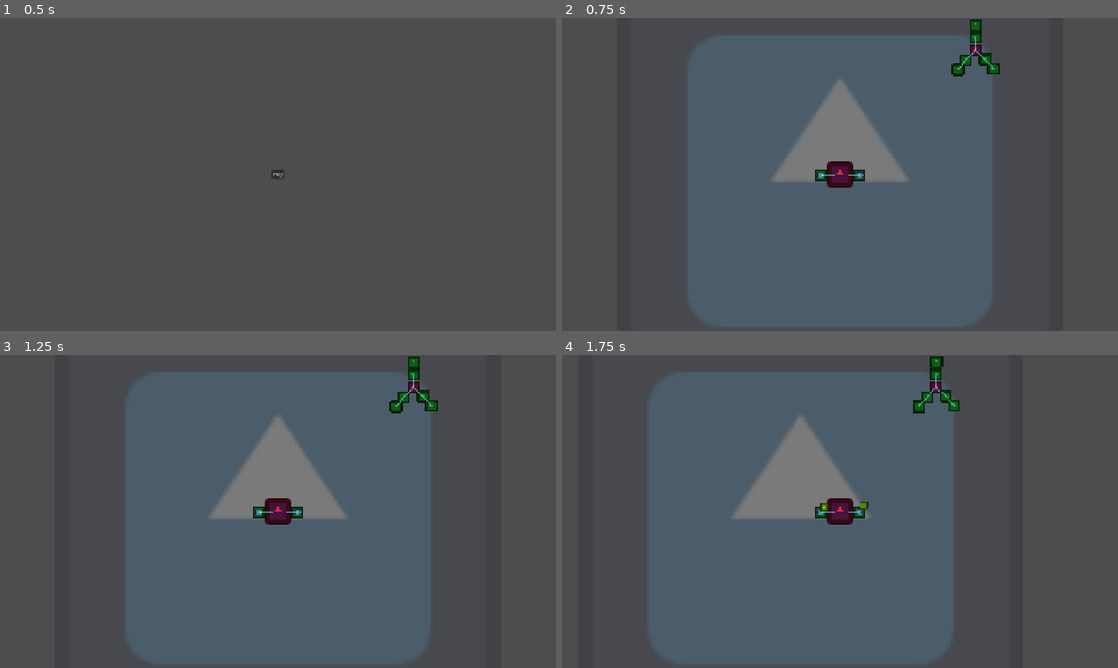
Above: before the commit, frames 1-4 (two rows, left to right).
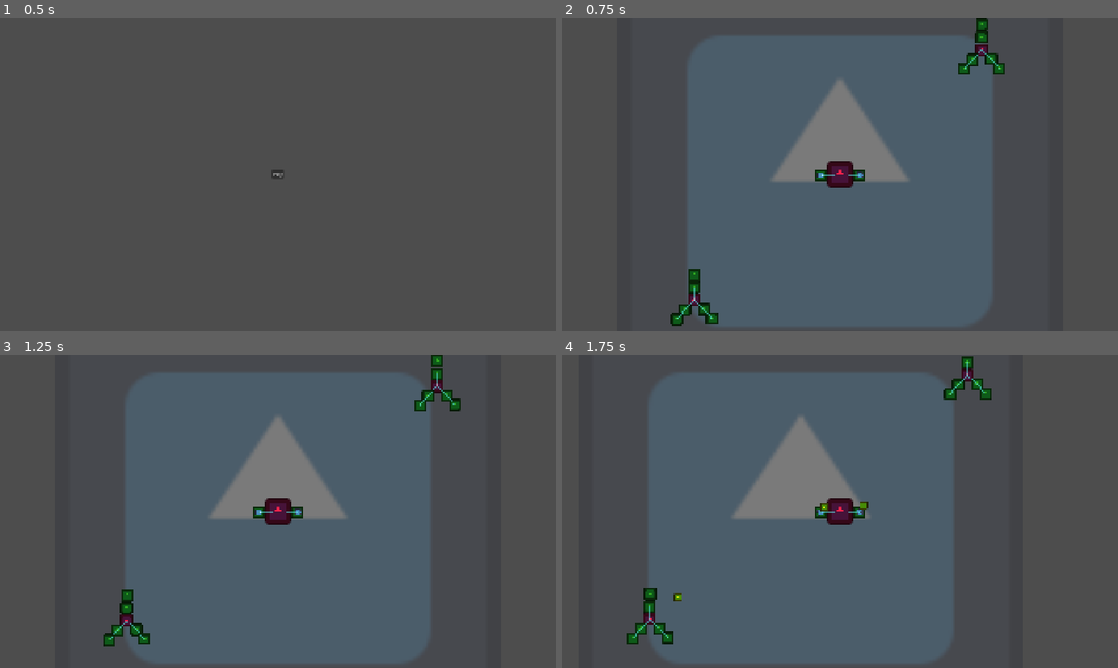
Above: after the commit, the same moments.

Repository: gerep/godot-wild-jam
Game: Godot game, scene res://game/game.tscn
Same seed, same stepped clock (60 frames per second), same inputs: the game is played once before the commit and once after it. The engine's default icon, where the game draws it, is replaced by a stand-in: a white triangle on a blue panel in a dark square.
Inputs (mouse positions are in pixels of both pictures, inside the frame that each line leads up to):
- Up to frame 1 (0.5 s): no input
- Up to frame 2 (0.75 s): click "Play" at 0.5 s
- Up to frame 3 (1.25 s): no input
- Up to frame 4 (1.75 s): move the mouse to (962, 495) at 1.27 s; press the mouse at (962, 495) at 1.28 s; hold D (move_right) from 1.28 s (still down)

Frame 1 is identical in both runs. In frame 2, 1.3% of the frame differs, in the area x 19-80%, y 0-99%; in frame 3, 1.6%, in the area x 18-83%, y 0-94%; in frame 4, 1.6%.

Commit message:
add enemy movement and shoothing

Diff:
--- /dev/null
+++ b/game/area/area.gd
@@ -0,0 +1,15 @@
+class_name ArenaArea
+extends Node2D
+
+@onready var player_detector: Area2D = $PlayerDetector
+
+func _ready() -> void:
+	player_detector.body_entered.connect(_on_player_detector_body_entered)
+
+
+func _on_player_detector_body_entered(body: Node2D) -> void:
+	var player := body as Player
+	if player == null:
+		return
+
+	player.current_area = self
--- a/game/area/area.tscn
+++ b/game/area/area.tscn
@@ -1,8 +1,13 @@
 [gd_scene format=3 uid="uid://b8s7r2s04sqw3"]
 
 [ext_resource type="Texture2D" uid="uid://1ml5obg52a88" path="res://icon.svg" id="1_7iivh"]
+[ext_resource type="Script" uid="uid://cqniipdu8ep4p" path="res://game/area/area.gd" id="1_fafbg"]
 
-[node name="Area" type="Node2D" unique_id=495972852]
+[sub_resource type="RectangleShape2D" id="RectangleShape2D_7iivh"]
+size = Vector2(1359, 1326)
+
+[node name="Area" type="Node2D" unique_id=495972852 groups=["areas"]]
+script = ExtResource("1_fafbg")
 
 [node name="Sprite2D" type="Sprite2D" parent="." unique_id=1563155781]
 modulate = Color(1, 1, 1, 0.25490198)
@@ -15,3 +20,11 @@
 [node name="CollisionPolygon2D2" type="CollisionPolygon2D" parent="Boundary" unique_id=1486995425]
 position = Vector2(-746, -619)
 polygon = PackedVector2Array(120, -145, 1375, -147, 1374, -103, 116, -90, 95, -90, 75, -78, 57, -62, 38, -39, 31, -24,  …(266 unchanged characters)…
+
+[node name="PlayerDetector" type="Area2D" parent="." unique_id=1482901104]
+collision_layer = 0
+collision_mask = 2
+
+[node name="CollisionShape2D" type="CollisionShape2D" parent="PlayerDetector" unique_id=1842263201]
+position = Vector2(-4.5, 4)
+shape = SubResource("RectangleShape2D_7iivh")
--- a/game/enemies/enemy_test/enemy.gd
+++ b/game/enemies/enemy_test/enemy.gd
@@ -2,12 +2,62 @@
 extends CharacterBody2D
 
 @export var xp: int
+@export var move_speed := 120.0
+@export var direction_change_interval := 1.5
+@export var shoot_cooldown := 1.0
+
+var _move_direction := Vector2.RIGHT
+var _direction_change_timer := 0.0
+var _shoot_timer := 0.0
 
 @onready var basic_enemy_ship: ShipSkeleton = %BasicEnemyShip
 
 
 func _ready() -> void:
 	basic_enemy_ship.destroyed.connect(_on_ship_destroyed)
+	_pick_random_move_direction()
+	_direction_change_timer = randf_range(0.0, direction_change_interval)
+	_shoot_timer = randf_range(0.0, shoot_cooldown)
+
+
+func _physics_process(delta: float) -> void:
+	_update_movement(delta)
+	_update_shooting(delta)
+
+
+func _update_movement(delta: float) -> void:
+	_direction_change_timer -= delta
+	if _direction_change_timer <= 0.0:
+		_pick_random_move_direction()
+
+	velocity = _move_direction * move_speed
+	move_and_slide()
+
+	if get_slide_collision_count() > 0:
+		_move_direction = -_move_direction
+		_direction_change_timer = direction_change_interval
+
+
+func _update_shooting(delta: float) -> void:
+	var player := get_tree().get_first_node_in_group(Groups.PLAYERS) as Player
+	if player == null:
+		return
+	if player.current_area != get_parent():
+		return
+
+	_shoot_timer -= delta
+	if _shoot_timer > 0.0:
+		return
+
+	_shoot_timer = shoot_cooldown
+
+	var direction := global_position.direction_to(player.global_position)
+	Projectile.create(self, global_position, direction, Projectiles.SIMPLE_BULLET)
+
+
+func _pick_random_move_direction() -> void:
+	_move_direction = Vector2.RIGHT.rotated(randf_range(0.0, TAU))
+	_direction_change_timer = direction_change_interval
 
 
 func _on_ship_destroyed() -> void:
--- a/game/enemies/enemy_test/enemy.tscn
+++ b/game/enemies/enemy_test/enemy.tscn
@@ -10,6 +10,7 @@
 motion_mode = 1
 script = ExtResource("1_wjkr5")
 xp = 5
+shoot_cooldown = 2.0
 
 [node name="Components" type="Node2D" parent="." unique_id=232411209]
 
--- a/game/game_area/game_area.tscn
+++ b/game/game_area/game_area.tscn
@@ -11,8 +11,17 @@
 
 [node name="Area" parent="." unique_id=495972852 instance=ExtResource("4_p0s4x")]
 
+[node name="Enemy" parent="Area" unique_id=175218643 instance=ExtResource("4_ybvrr")]
+position = Vector2(467, -428)
+
+[node name="Enemy2" parent="Area" unique_id=738581634 instance=ExtResource("4_ybvrr")]
+position = Vector2(-497, 455)
+
 [node name="Area2" parent="." unique_id=427362067 instance=ExtResource("4_p0s4x")]
 position = Vector2(30, -2611)
+
+[node name="Enemy3" parent="Area2" unique_id=935148652 instance=ExtResource("4_ybvrr")]
+position = Vector2(-369, 114)
 
 [node name="Area3" parent="." unique_id=307216731 instance=ExtResource("4_p0s4x")]
 position = Vector2(-2603, -2615)
@@ -25,6 +34,3 @@
 rotation = 1.5707964
 
 [node name="Player" parent="." unique_id=956162283 instance=ExtResource("2_hbsx8")]
-
-[node name="Enemy" parent="." unique_id=175218643 instance=ExtResource("4_ybvrr")]
-position = Vector2(467, -428)
--- a/game/player/player.gd
+++ b/game/player/player.gd
@@ -8,6 +8,8 @@
 
 var is_auto_moving: bool = false
 var auto_move_target: Vector2
+# We use it to keep track of which area the player is in. This helps with the enemy attacks.
+var current_area: ArenaArea
 
 @onready var _hurtbox_2d: ComponentHurtbox2D = %ExpHurtbox2D
 @onready var _experience: ComponentExperience = %Experience
Not shown, added: game/area/area.gd.uid
